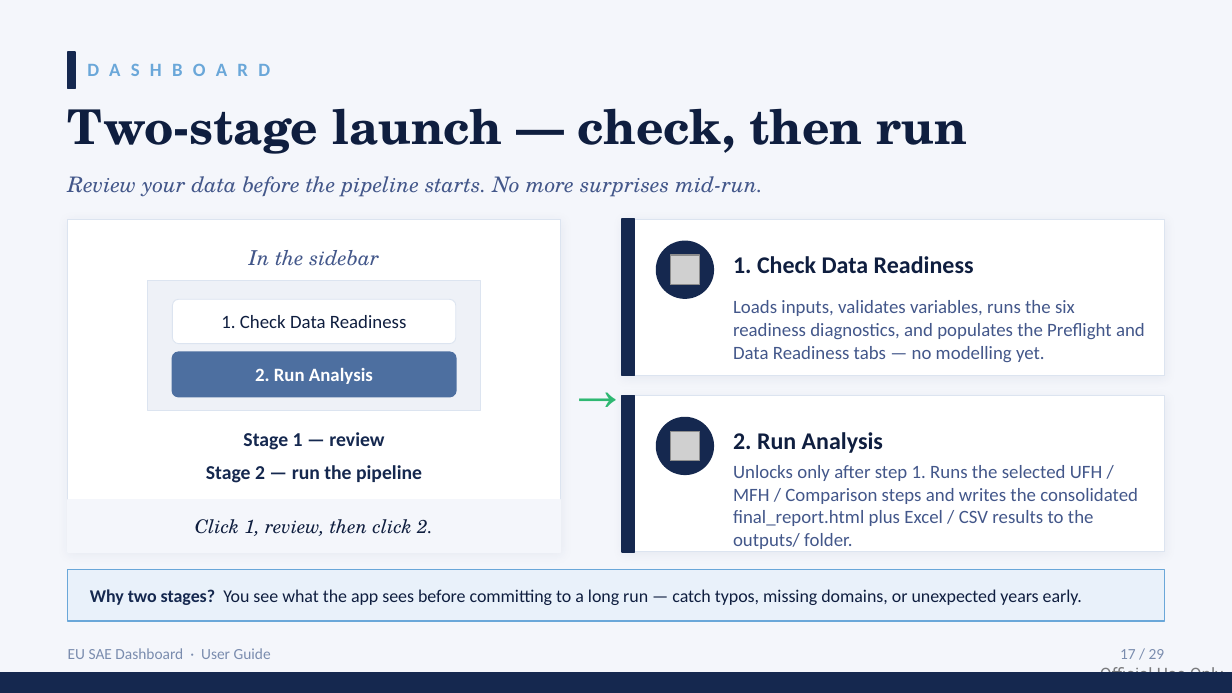
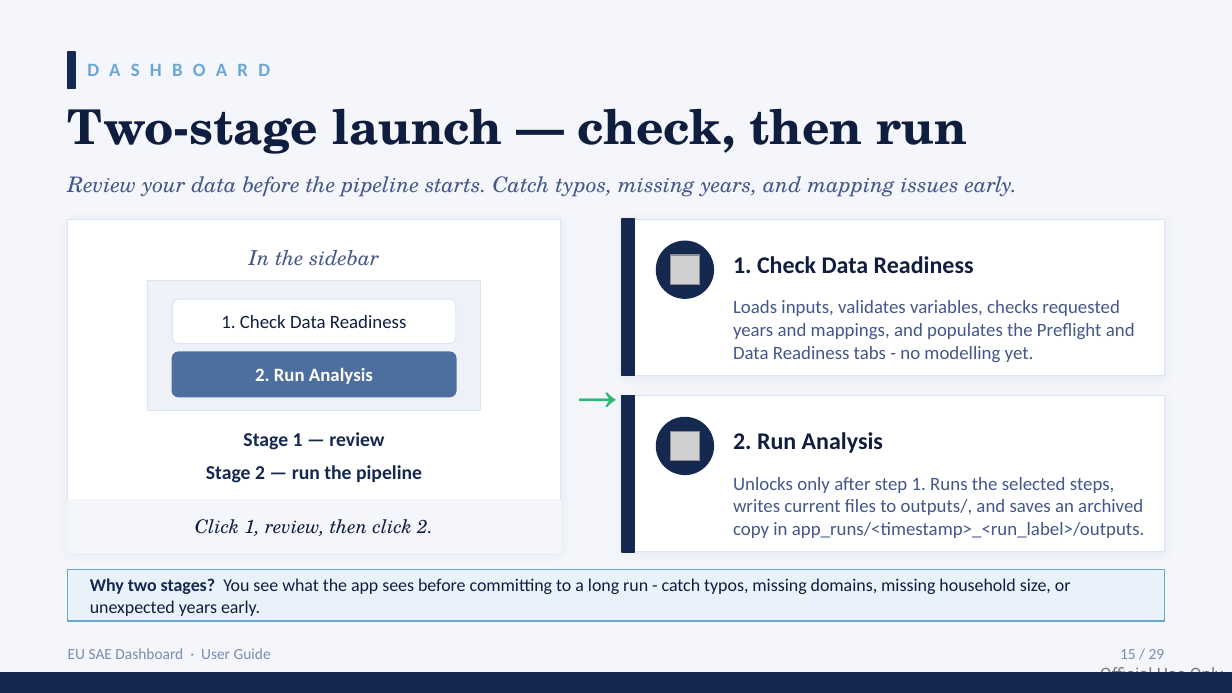
Before and after one commit to Noboyoshida227/EU_SAE_application_package, a slide deck: slide 15 of instructions/EU_SAE_User_Guide_Dashboard_v2.pptx. Drawn at 1232x693 pixels with LibreOffice and Linux fonts; fonts in the diff are those of the drawing; grey boxes stand for pictures. Boxes give left, top, right and bottom in pixels: in the first picture for what was removed or moved away, otherwise in the second. Text is boxed around its words. In the diff, an @@ line names an element or a change of style, - is before the commit and + after.

```diff
--- a/instructions/EU_SAE_User_Guide_Dashboard_v2.pptx
+++ b/instructions/EU_SAE_User_Guide_Dashboard_v2.pptx
@@ text at [68,176,1017,197]: text changed @@
-Review your data before the pipeline starts. No more surprises mid-run.
+Review your data before the pipeline starts. Catch typos, missing years, and mapping issues early.
@@ text at [733,300,1135,362]: text changed @@
-Loads inputs, validates variables, runs the six readiness diagnostics, and populates the Preflight and Data Readiness tabs — no modelling yet.
+Loads inputs, validates variables, checks requested years and mappings, and populates the Preflight and Data Readiness tabs - no modelling yet.
@@ text at [733,477,1145,538]: text changed @@
-Unlocks only after step 1. Runs the selected UFH / MFH / Comparison steps and writes the consolidated final_report.html plus Excel / CSV results to the outputs/ folder.
+Unlocks only after step 1. Runs the selected steps, writes current files to outputs/, and saves an archived copy in app_runs/<timestamp>_<run_label>/outputs.
@@ text at [90,578,1071,616]: text changed @@
-Why two stages? You see what the app sees before committing to a long run — catch typos, missing domains, or unexpected years early.
+Why two stages? You see what the app sees before committing to a long run - catch typos, missing domains, missing household size, or unexpected years early.
@@ text at [1120,649,1165,659]: text changed @@
-17 / 29
+15 / 29
```
Also in this commit, not shown: 24 other slides changed, 3 other files.
